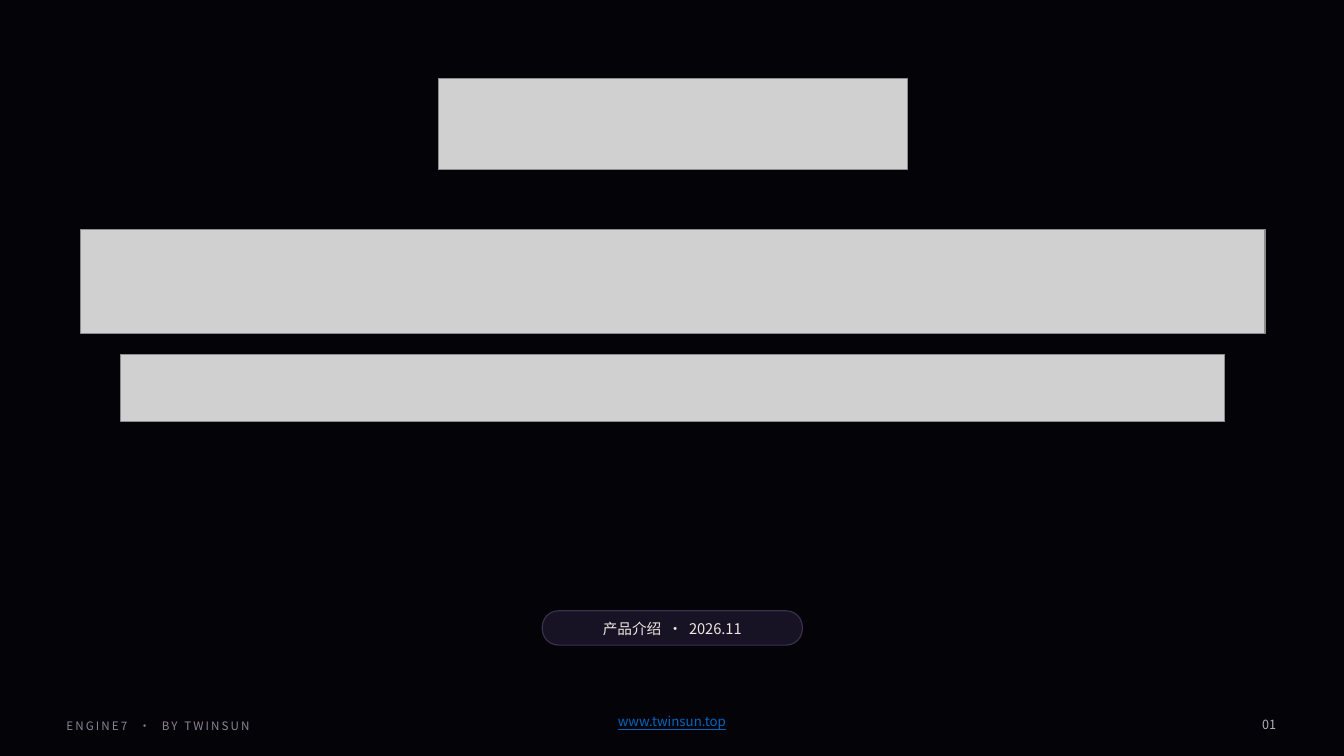
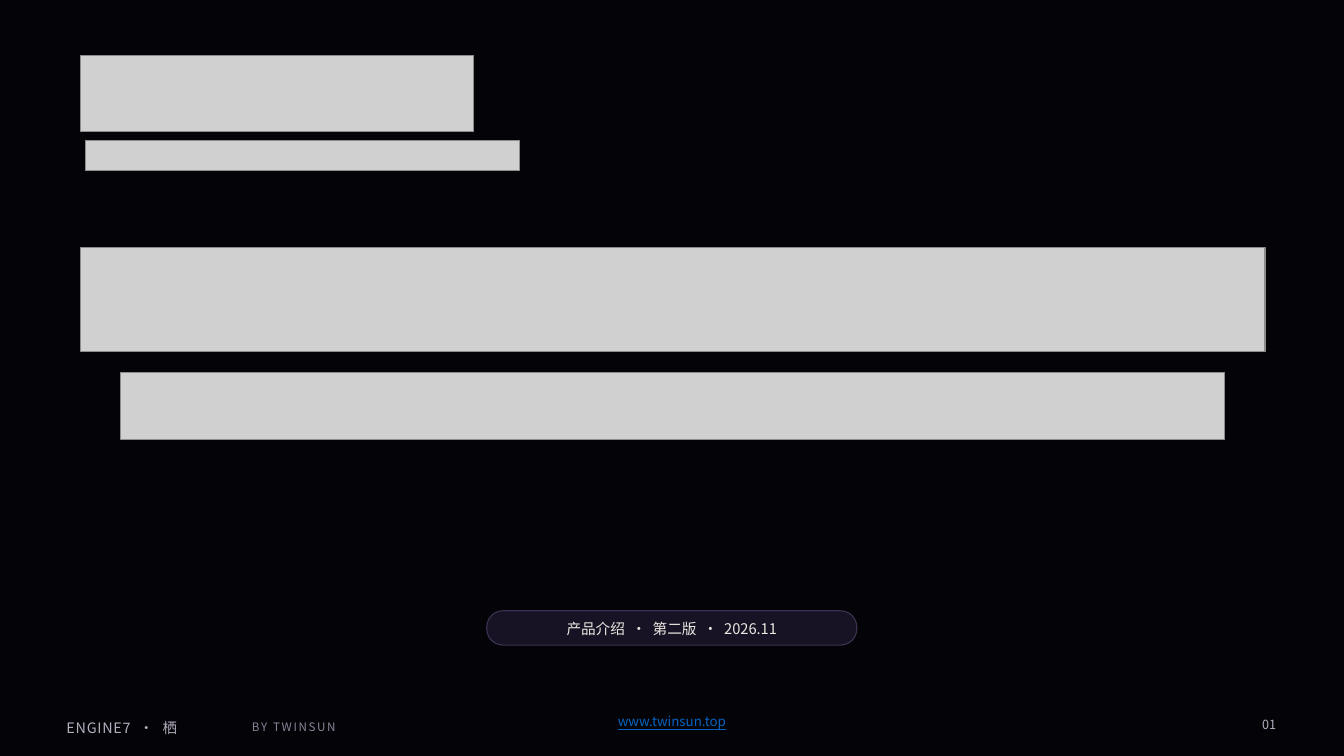
Before and after one commit to ruiyangruiyi/engine7-docs, a slide deck: slide 1 of materials/engine7-product-introduction.pptx. Drawn at 1344x756 pixels with LibreOffice and Linux fonts; fonts in the diff are those of the drawing; grey boxes stand for pictures; background and template pictures are left out. Boxes give left, top, right and bottom in pixels: in the first picture for what was removed or moved away, otherwise in the second. Text is boxed around its words. In the diff, an @@ line names an element or a change of style, - is before the commit and + after.

```diff
--- a/materials/engine7-product-introduction.pptx
+++ b/materials/engine7-product-introduction.pptx
@@ picture: place and size @@
-picture at bbox=[439, 79, 907, 169]
+picture at bbox=[81, 55, 474, 131]
@@ picture added at bbox=[86, 140, 519, 170] @@
@@ picture: place and size @@
-picture at bbox=[81, 230, 1265, 334]
+picture at bbox=[81, 248, 1265, 352]
@@ picture: place and size @@
-picture at bbox=[121, 355, 1225, 421]
+picture at bbox=[121, 373, 1225, 440]
@@ rounded rectangle: place and size @@
-rounded rectangle at bbox=[542, 611, 803, 645]
+rounded rectangle at bbox=[487, 611, 857, 645]
@@ text at bbox=[567, 621, 777, 635]: text changed @@
-产品介绍 · 2026.11
+产品介绍 · 第二版 · 2026.11
@@ text added at bbox=[66, 721, 177, 734], 10.3 pt, text #B3ADBE @@
+ENGINE7 · 栖
@@ text at bbox=[252, 722, 336, 731]: text changed @@
-ENGINE7 · BY TWINSUN
+BY TWINSUN
```
Also in this commit, not shown: 40 other slides changed, 3 slides added, 8 other files.
